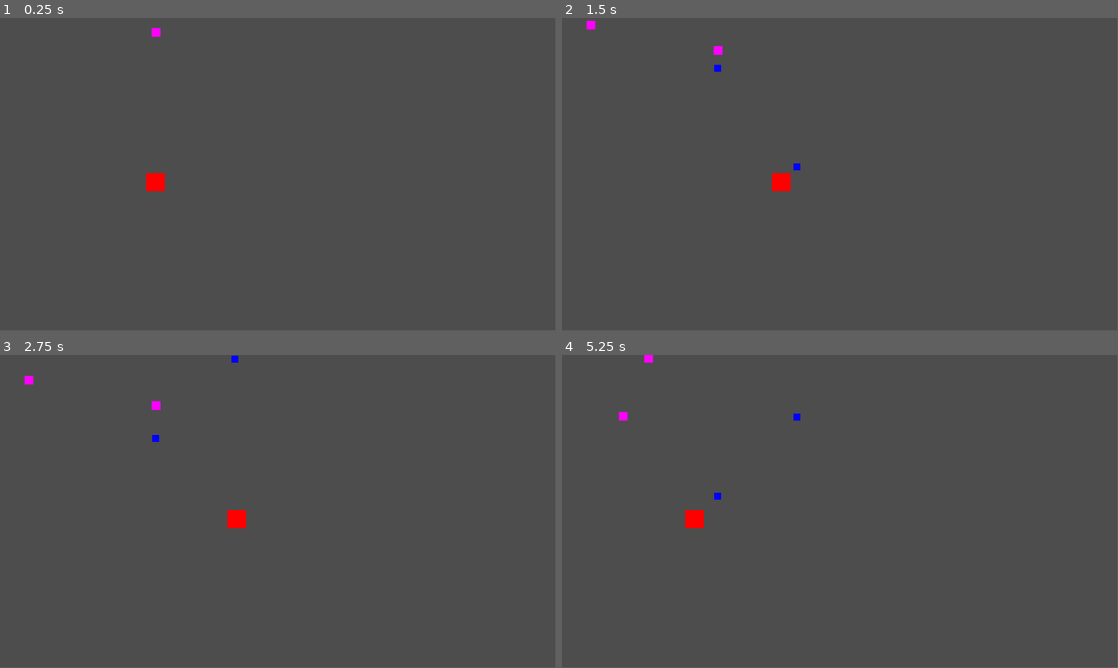
Above: before the commit, frames 1-4 (two rows, left to right).
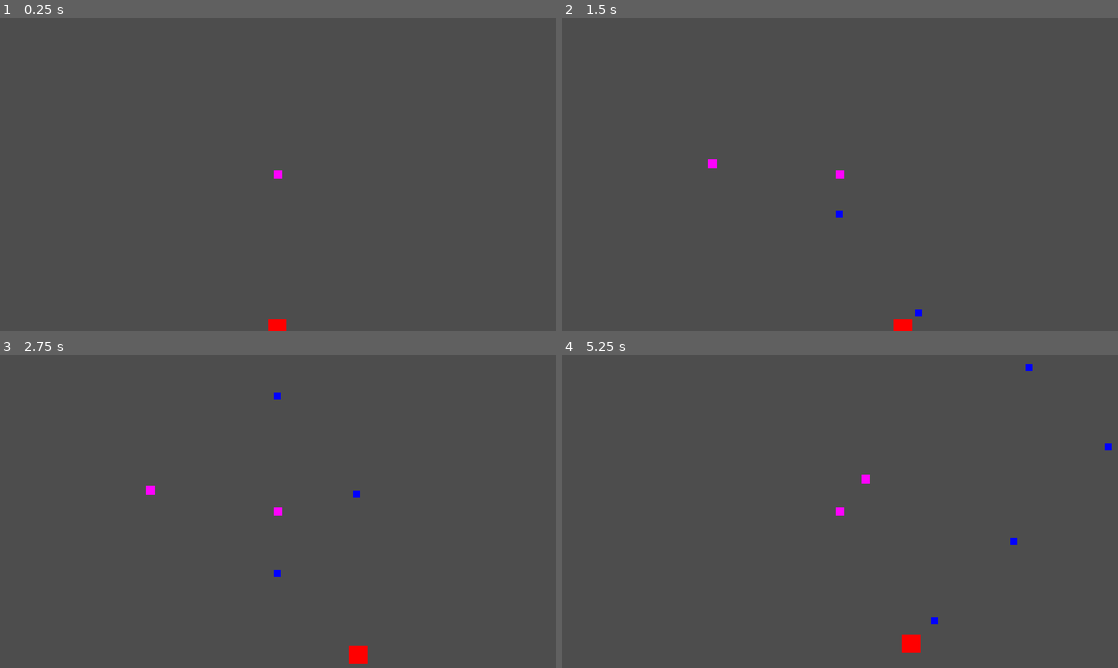
Above: after the commit, the same moments.

Repository: Roflstomp123/MRUHACKZ
Game: Godot game, scene res://Levels/temp_level.tscn
Same seed, same stepped clock (60 frames per second), same inputs: the game is played once before the commit and once after it.
Inputs:
- Up to frame 1 (0.25 s): no input
- Up to frame 2 (1.5 s): tap Enter (Finish attack) at 0.5, 1.35 s; hold Right (Move right) 0.53-1.28 s; hold Enter (Finish attack) 0.53-1.28 s; hold Left (Move left) from 1.28 s (still down)
- Up to frame 3 (2.75 s): release Left (Move left) at 2.03 s; hold Right (Move right) from 2.03 s (still down); hold Enter (Finish attack) from 2.03 s (still down)
- Up to frame 4 (5.25 s): release Enter (Finish attack) at 2.78 s; tap Enter (Finish attack) at 2.85, 4.35 s; release Right (Move right) at 3.53 s; hold Enter (Finish attack) 3.53-4.28 s; hold Left (Move left) from 3.53 s (still down); hold Enter (Finish attack) from 5.03 s (still down)
In our replay, the window is 799x449 before the commit and 800x450 after it. These sizes can differ from the game's own. Grey fills any space a smaller window leaves; there, only what the larger window draws over its background counts as a difference.

The runs differ from the first frame. In frame 1, 0.4% of the frame differs, in the area x 26-52%, y 3-100%; in frame 2, 0.6%; in frame 3, 0.7%; in frame 4, 0.7%, in the area x 10-99%, y 0-96%.

Commit message:
states movements enemy

Diff:
--- a/Enemy/alien.gd
+++ b/Enemy/alien.gd
@@ -8,12 +8,15 @@
 		if health <= 0:
 			kill()
 
-
-var state = MOVE_DOWN
+var transitioning = false
+var state = CIRCLE_ATTACK
 ## States
 enum {
 	MOVE_DOWN,
-	MOVE_DIAGONAL
+	MOVE_DIAGONAL,
+	CIRCLE_ATTACK,
+	FOLLOW_PLAYER,
+	ATTACK,
 }
 
 
@@ -30,6 +33,24 @@
 			velocity.y = SPEED
 			velocity.x = SPEED
 			move_and_slide()
+		FOLLOW_PLAYER:
+			if get_parent().player:
+				var player = get_parent().player
+				var player_direction = global_position.direction_to(player.global_position)
+				rotation = player_direction.angle()
+				move_and_slide()
+			pass
+		CIRCLE_ATTACK:
+			if !transitioning:
+				transitioning = true
+				var tween = create_tween()
+				tween.tween_property(self, "global_position", 10, 1)
+				if tween.finished:
+					transitioning = false
+					state = ATTACK
+		ATTACK:
+			print("BOOM!")
+			pass
 
 
 
--- a/Enemy/alien.tscn
+++ b/Enemy/alien.tscn
@@ -16,7 +16,6 @@
 script = ExtResource("1_mms7r")
 
 [node name="AnimatedSprite2D" type="AnimatedSprite2D" parent="."]
-visible = false
 
 [node name="CollisionShape2D" type="CollisionShape2D" parent="."]
 shape = SubResource("RectangleShape2D_4dq2m")
@@ -35,5 +34,7 @@
 [node name="HealthShape" type="CollisionShape2D" parent="Hurtbox"]
 shape = SubResource("CircleShape2D_238h0")
 
+[node name="Camera2D" type="Camera2D" parent="."]
+
 [connection signal="timeout" from="ChangeBehaviour" to="." method="_on_change_behaviour_timeout"]
 [connection signal="area_entered" from="Hurtbox" to="." method="_on_health_area_area_entered"]
--- a/Levels/temp_level.tscn
+++ b/Levels/temp_level.tscn
@@ -54,5 +54,5 @@
 position = Vector2(540, 37)
 
 [node name="EnemySpawner" parent="." instance=ExtResource("3_5chmg")]
-enemy_spawner_instructions = Array[ExtResource("4_i4r5e")]([SubResource("Resource_w5boh"), SubResource("Resource_5xway"), SubResource("Resource_t4g3m")])
+enemy_spawner_instructions = [SubResource("Resource_w5boh"), SubResource("Resource_5xway"), SubResource("Resource_t4g3m")]
 metadata/_edit_lock_ = true
--- a/Player/temp_player.tscn
+++ b/Player/temp_player.tscn
@@ -9,7 +9,7 @@
 [sub_resource type="GradientTexture2D" id="GradientTexture2D_k78ve"]
 gradient = SubResource("Gradient_p7mo1")
 
-[node name="temp_player" type="CharacterBody2D"]
+[node name="temp_player" type="CharacterBody2D" groups=["player"]]
 script = ExtResource("1_rdv07")
 
 [node name="Sprite2D" type="Sprite2D" parent="."]
--- a/project.godot
+++ b/project.godot
@@ -23,6 +23,12 @@
 
 window/size/viewport_width=1920
 window/size/viewport_height=1080
+window/stretch/mode="canvas_items"
+<<<<<<<Updatedupstreamwindow/size/viewport_width=1920
+
+[global_group]
+
+player=""
 
 [input]
 
@@ -109,3 +115,7 @@
 2d_physics/layer_11="EnemyAttacks"
 2d_physics/layer_13="Player"
 2d_physics/layer_15="Enemies"
+
+[rendering]
+
+textures/canvas_textures/default_texture_filter=0
Renamed: hackzplayer.png -> Assets/hackzplayer.png
Not shown, changed: Assets/hackzplayer.png.import
